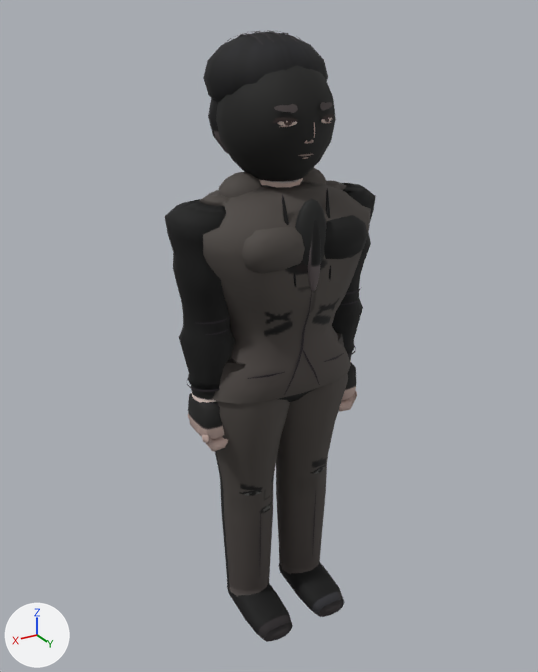
A saved change to the glTF model assets/models/dohaksu_a.glb.
Camera for both pictures: a 50 mm lens placed at (1.16, 1.894, 1.967), pointed at (0.01, -0.022, 1.009). The axes (+X, +Y, +Z) are drawn at lower left. The lights are the same throughout. The older version comes first. Vertices at exactly the same position are counted once.

In view in the first picture: 'Body'.
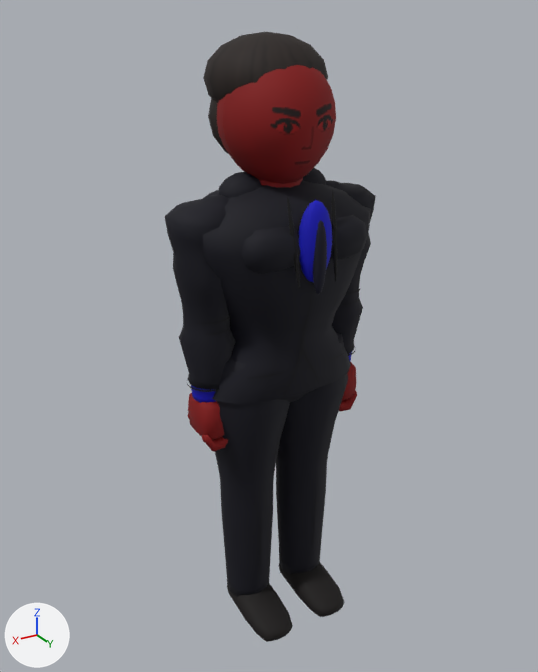
What changed in the scene script:
```text
Change me_mesh_0:
    used by ob_body; location = (0.0, 0.0, 0.0)
    remove me_mesh_0.from_pydata(...)  # 4644 vertices, 8334 faces; spans x -0.35..0.35, y -0.23..0.23, z -0.03..1.93
    add me_mesh_0.from_pydata(...)  # 3818 vertices, 7078 faces; spans x -0.35..0.35, y -0.23..0.25, z -0.03..1.93
    me_mesh_0 part 1: the loose piece of 72 vertices spanning x -0.08..-0.06, y 0.16..0.21, z 1.25..1.52 is moved by (0.0, 0.03, 0.0)
    me_mesh_0 part 2: the loose piece of 72 vertices spanning x 0.06..0.08, y 0.16..0.21, z 1.25..1.52 is moved by (0.0, 0.03, 0.0)
    me_mesh_0 part 3: 17 loose pieces with 731 vertices, spanning x -0.1..0.1, y 0.15..0.18, z 1.6..1.75, are deleted
    me_mesh_0 part 4: 160 vertices moved from x -0.14..0.14, y -0.14..0.22, z 1.23..1.81 to x -0.14..0.14, y -0.14..0.25, z 1.23..1.81; 458 vertices removed from x -0.18..0.16, y -0.22..0.22, z 0.97..1.93; 363 vertices added at x -0.18..0.17, y -0.17..0.24, z 0.96..1.88
    me_mesh_0 part 5: 5938 kept faces spanning x -0.35..0.35, y -0.23..0.25, z -0.03..1.93 get new texture (UV) coordinates
```

Pixel boxes (x1, y1, x2, y2) of what changed, in the pictures (538 x 672 px; the box of a moved part takes in the faces that stretch with it):
'Body', reshaped
    before: (165, 30, 376, 642)
    after: (165, 32, 376, 642)
part 1 of me_mesh_0, moved or reshaped
    before: (326, 188, 331, 279)
    after: (331, 190, 337, 282)
part 2 of me_mesh_0, moved or reshaped
    before: (282, 194, 296, 287)
    after: (287, 196, 300, 290)
part 3 of me_mesh_0, deleted
    before: (272, 102, 335, 159)
part 4 of me_mesh_0, moved or reshaped
    before: (216, 30, 344, 354)
    after: (217, 65, 344, 359)
part 5 of me_mesh_0, surface changed (darker)
    both: (188, 32, 373, 641)
